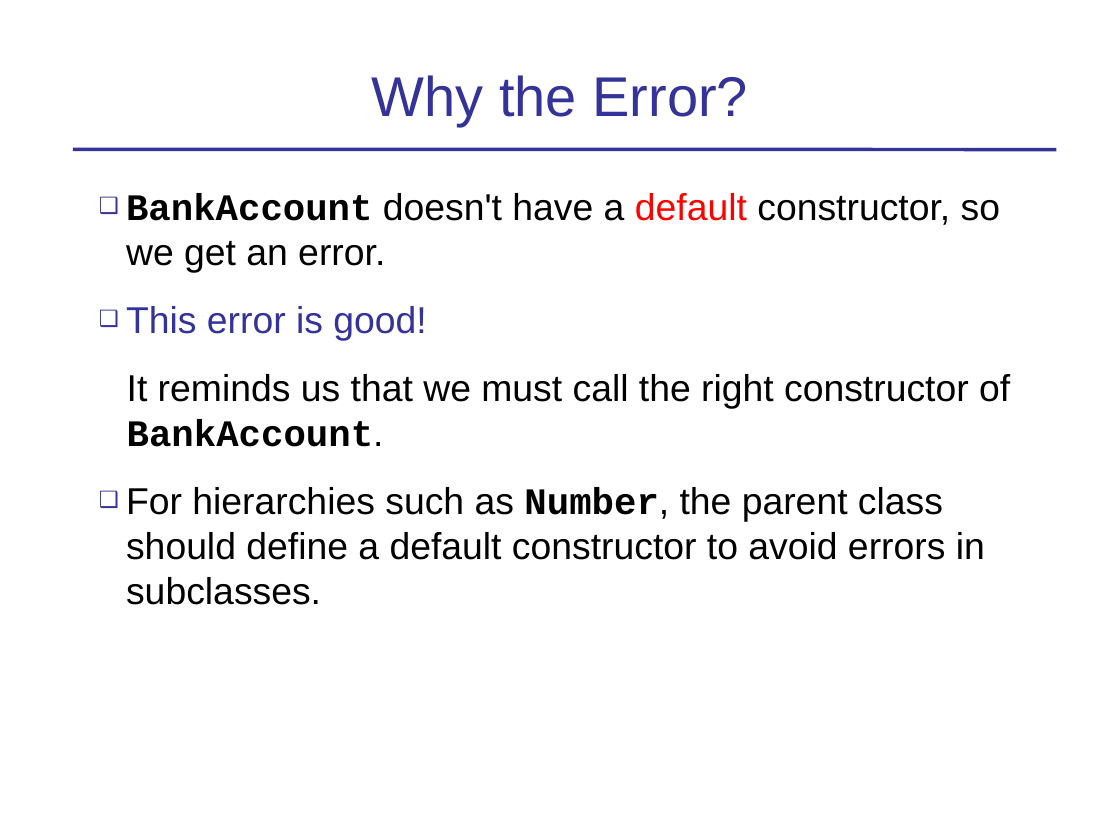
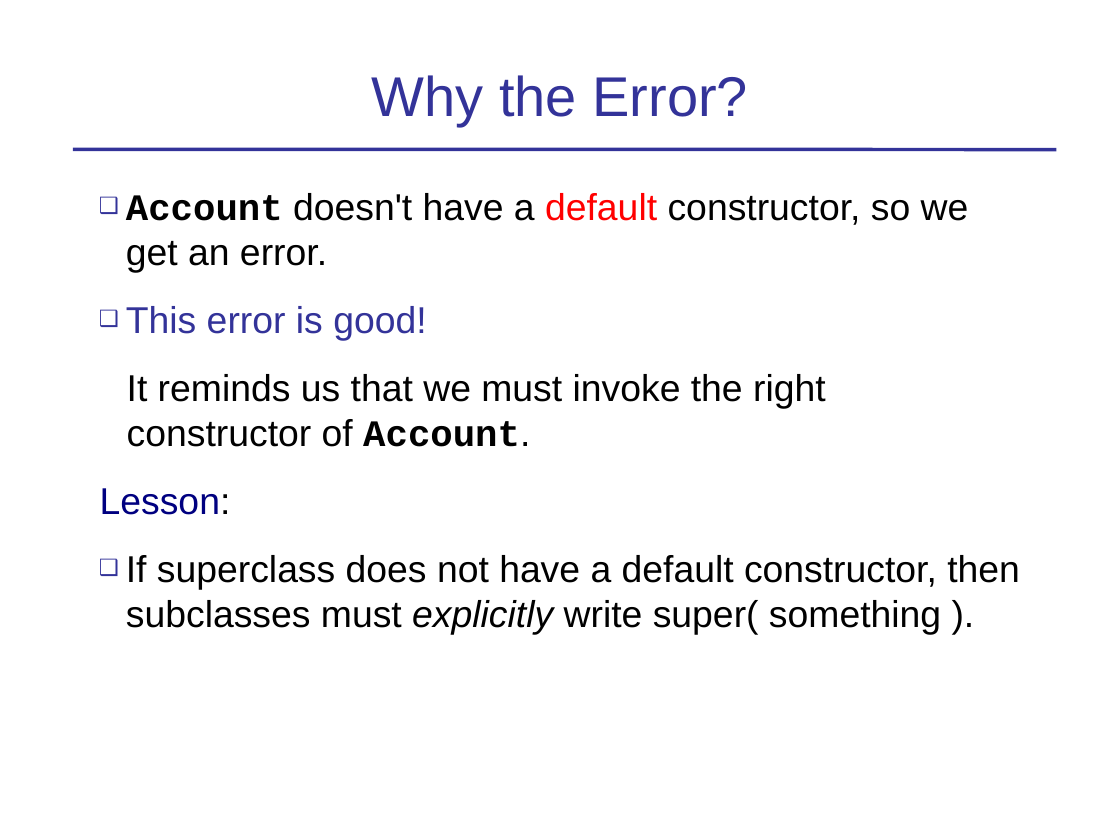
Before and after one commit to skeoop/skeoop.github.io, a slide deck: slide 20 of week4/Inheritance-1-Basics.ppt (slide 36 before the commit). Drawn at 1120x840 pixels with LibreOffice and Linux fonts; fonts in the diff are those of the drawing. Boxes give left, top, right and bottom in pixels: in the first picture for what was removed or moved away, otherwise in the second. Text is boxed around its words. In the diff, an @@ line names an element or a change of style, - is before the commit and + after.

```diff
--- a/week4/Inheritance-1-Basics.ppt
+++ b/week4/Inheritance-1-Basics.ppt
@@ text at box(126, 193, 969, 272): text changed @@
-❑ BankAccount doesn't have a default constructor, so we get an error.
+❑ Account doesn't have a default constructor, so we get an error.
@@ text at box(100, 374, 1020, 635): text changed @@
-It reminds us that we must call the right constructor of BankAccount.
-❑ For hierarchies such as Number, the parent class should define a default constructor to avoid errors in subclasses.
+It reminds us that we must invoke the right constructor of Account.
+Lesson:
+❑ If superclass does not have a default constructor, then subclasses must explicitly write super( something ).
```
Also in this commit, not shown: 19 other slides changed, 2 slides removed, 1 other file.
